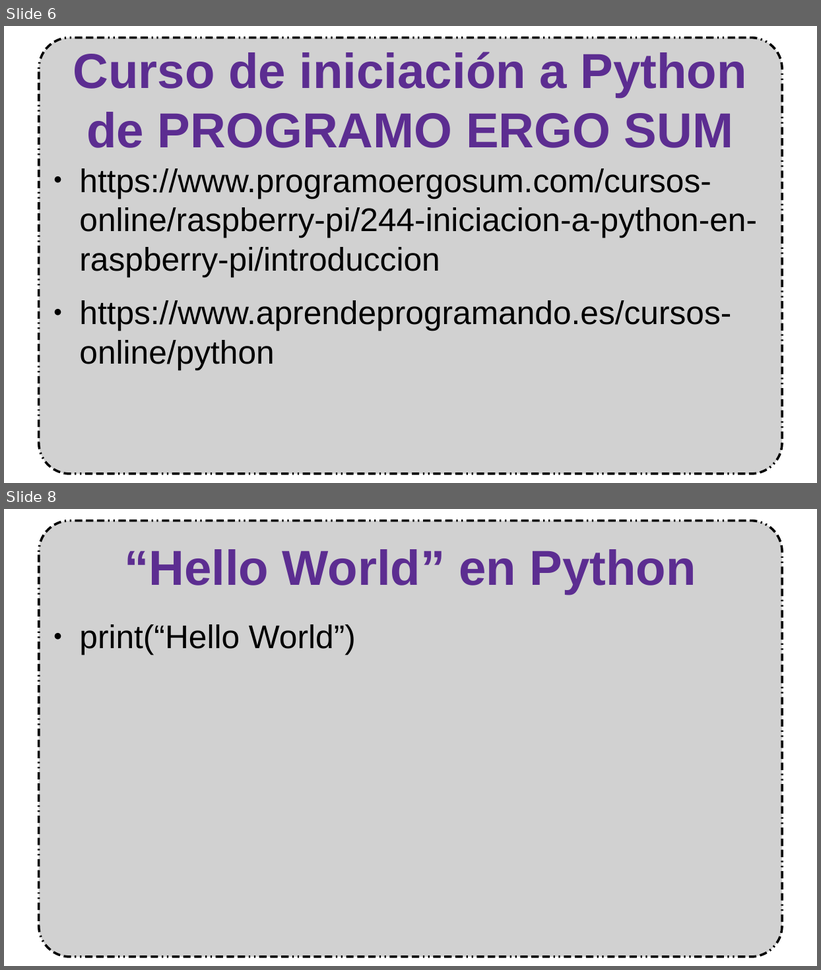
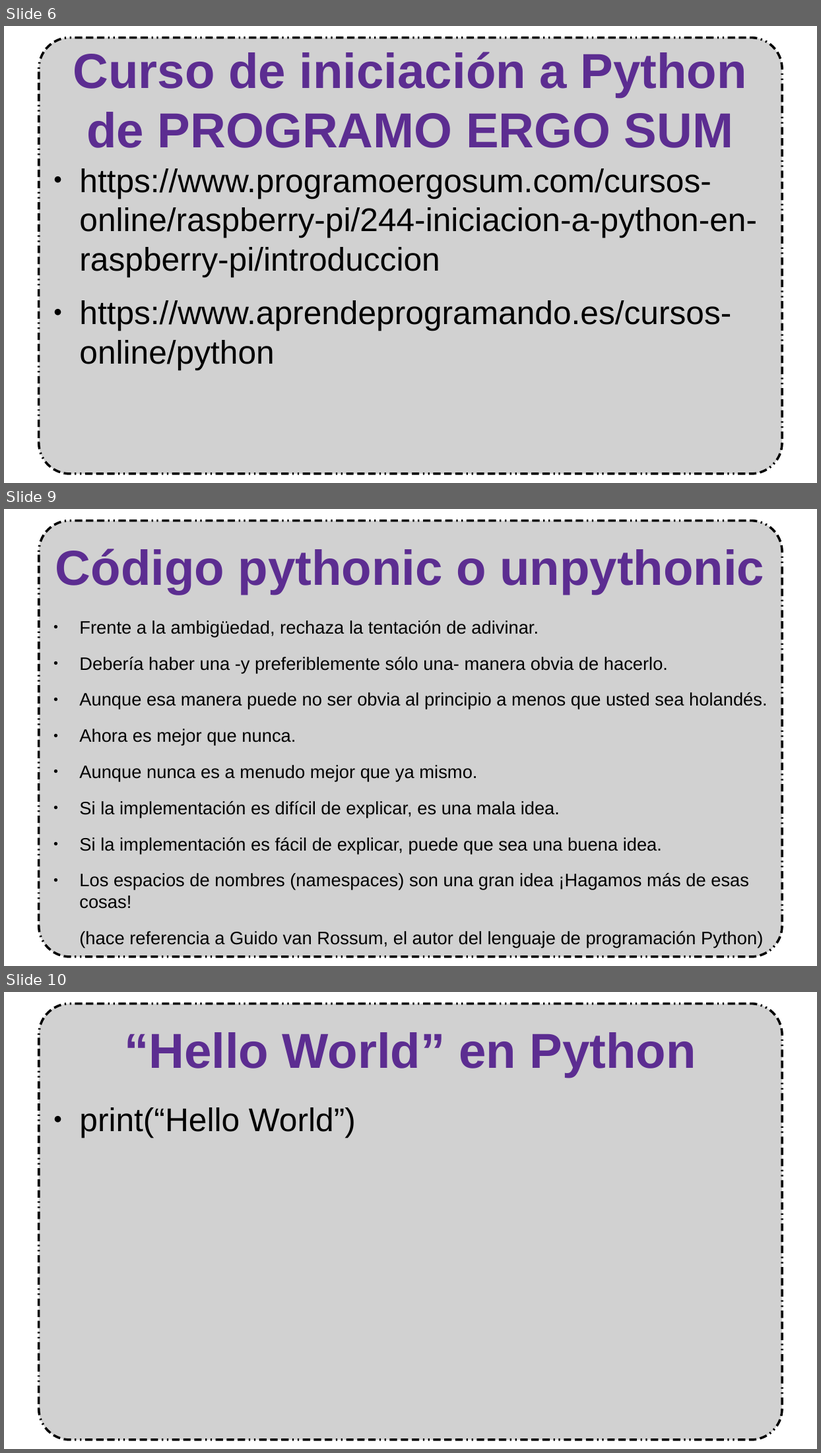
Before and after one commit to mruiz54/Ejercicios-Curso-de-Iniciaci-n-a-la-Programaci-n-en-Python, a slide deck: Presentación/Presentación Iniciación a Python.odp. Shown one above the other, each under a label of ours: slides 6 and 8 before the commit, slides 6, 9 and 10 after it; the slides between them are not shown. The pictures are 821x970 and 821x1453 pixels, drawn with LibreOffice and Linux fonts; fonts in the diff are those of the drawing; background and template pictures are left out. Boxes give left, top, right and bottom in pixels: in the first picture for what was removed or moved away, otherwise in the second. Text is boxed around its words. In the diff, an @@ line names an element or a change of style, - is before the commit and + after.

Commit message:
Añadido código pythonic o unpythonic

```diff
--- a/Presentación/Presentación Iniciación a Python.odp
+++ b/Presentación/Presentación Iniciación a Python.odp
@@ slide 9 added at (x1=4, y1=509, x2=817, y2=966), background #FFFFFF; not listed: 1 template element that a slide beside it also shows @@
@@ title added at (x1=55, y1=549, x2=764, y2=594), 48 pt, text #5C2D91, bold @@
+Código pythonic o unpythonic
@@ text added at (x1=79, y1=621, x2=767, y2=948), 17.6 pt, text #000000 @@
+● Frente a la ambigüedad, rechaza la tentación de adivinar.
+● Debería haber una -y preferiblemente sólo una- manera obvia de hacerlo.
+● Aunque esa manera puede no ser obvia al principio a menos que usted sea holandés.
+● Ahora es mejor que nunca.
+● Aunque nunca es a menudo mejor que ya mismo.
+● Si la implementación es difícil de explicar, es una mala idea.
+● Si la implementación es fácil de explicar, puede que sea una buena idea.
+● Los espacios de nombres (namespaces) son una gran idea ¡Hagamos más de esas cosas!
+(hace referencia a Guido van Rossum, el autor del lenguaje de programación Python)
@@ what was slide 8 is now slide 10 @@
```
Also in this commit, not shown: 4 slides changed, 1 other slide added, 1 other file.
